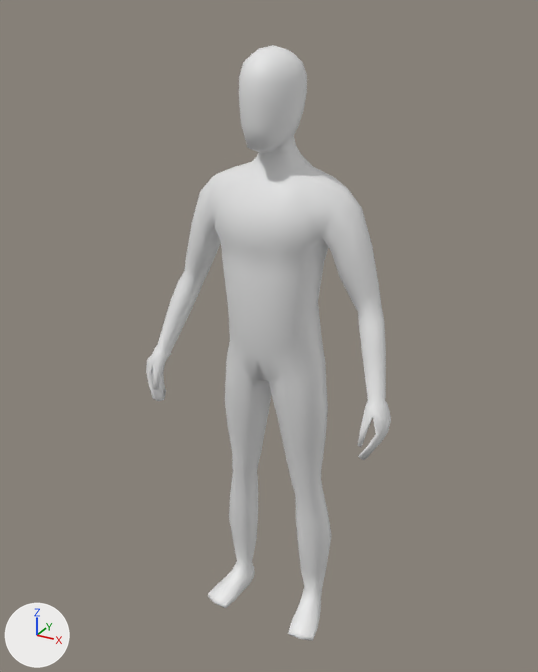
The FBX model Assets/Characters/Player.fbx: old version first, new version second.
Rendered twice from a 50 mm camera at (0.946, -1.744, 1.862) aimed at (-0.028, 0.028, 0.977). Every picture has the same lights, and +X, +Y and +Z are marked at lower left.
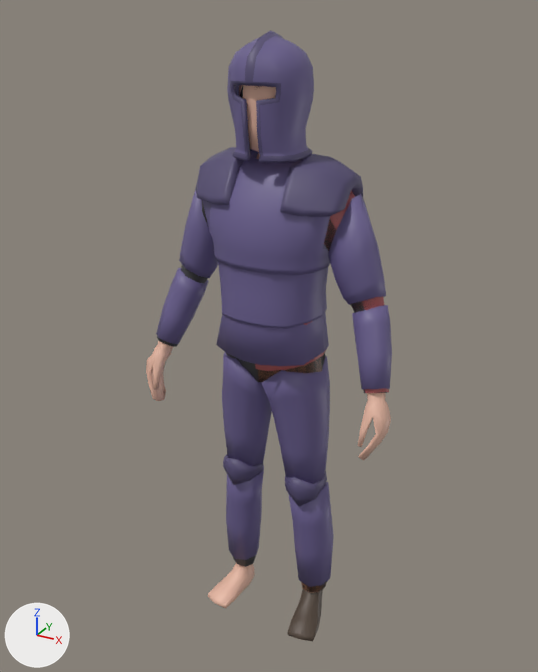
What differs and where, as boxes [x1, y1, x2, y2] in the pictures (538 x 672 px):
'Cube', recoloured (white to beige)
    both: [146, 45, 391, 641]
'Platebody', added (blue)
    after: [156, 147, 392, 393]
    faces in mat_metal (blue #6b6090): [156, 150, 392, 389]
    faces in mat_metal_dark (dark blue #564d74): [196, 147, 363, 249]
    faces in mat_underclothes (black #414141): [157, 200, 375, 393]
'Platelegs', added (blue)
    after: [222, 352, 334, 592]
    faces in mat_metal (blue #6b6090): [222, 352, 334, 587]
    faces in mat_metal_dark (dark blue #564d74): [223, 454, 327, 507]
    faces in mat_underclothes (black #414141): [226, 353, 326, 592]
'Helmet', added (blue)
    after: [227, 30, 314, 163]
    faces in mat_metal (blue #6b6090): [227, 36, 314, 156]
    faces in mat_metal_dark (dark blue #564d74): [230, 30, 313, 163]
'Shoes', added (brown)
    after: [287, 589, 323, 642]
'Shirt', added (brown)
    after: [255, 190, 389, 393]
'Pants', added
    after: [257, 358, 327, 592]
'Hair', added
    after: [239, 85, 260, 97]

The change, as a diff of the scene's bpy script:
```diff
--- a/Assets/Characters/Player.fbx.py
+++ b/Assets/Characters/Player.fbx.py
@@ me_cube_001 @@
 me_cube_001.from_pydata(...)  # 696 vertices, 694 faces; spans x -0.39..0.39, y -0.14..0.13, z 0.0..1.78
-me_cube_001.materials.append(mat_material)  # white #e7e7e7
+me_cube_001.materials.append(mat_skin)  # beige #e7b8a3
@@ ob_shirt @@
+ob_shirt = bpy.data.objects.new('Shirt', me_cube_009)  # 134 vertices, 116 faces; spans x 0.0..0.376, y -0.121..0.129, z 0.906..1.511; in mat_shirt (brown #aa5456)
+ob_shirt.location = (0.0, 0.0, -0.003)
@@ ob_platelegs @@
+ob_platelegs = bpy.data.objects.new('Platelegs', me_cube_006)  # 472 vertices, 386 faces; spans x -0.195..0.195, y -0.119..0.097, z -0.506..0.396; in mat_metal (blue #6b6090), mat_metal_dark (dark purple #564d73), mat_underclothes (black #414141), mat_black (black #1b1b1b)
+ob_platelegs.location = (0.0, 0.018, 0.604)
@@ ob_shoes @@
+ob_shoes = bpy.data.objects.new('Shoes', me_cube_010)  # 49 vertices, 44 faces; spans x 0.097..0.204, y -0.116..0.079, z 0.002..0.091; in mat_shoe (brown #53453a)
+ob_shoes.location = (0.0, 0.0, -0.003)
@@ ob_hair @@
+ob_hair = bpy.data.objects.new('Hair', me_cube_011)  # 66 vertices, 56 faces; spans x -0.089..0.085, y -0.103..0.096, z 1.605..1.786; in mat_hair (black #2b261e)
+ob_hair.location = (0.0, 0.0, -0.003)
@@ ob_helmet @@
+ob_helmet = bpy.data.objects.new('Helmet', me_cube_012)  # 392 vertices, 390 faces; spans x -0.106..0.106, y -0.127..0.12, z -0.156..0.149; in mat_metal (blue #6b6090), mat_metal_dark (dark purple #564d73)
+ob_helmet.location = (0.0, -0.006, 1.665)
@@ ob_pants @@
+ob_pants = bpy.data.objects.new('Pants', me_cube_008)  # 118 vertices, 106 faces; spans x 0.0..0.192, y -0.101..0.115, z 0.101..1.002; in mat_pants (brown #8f6249)
+ob_pants.location = (0.0, 0.0, -0.003)
@@ ob_platebody @@
+ob_platebody = bpy.data.objects.new('Platebody', me_cube_005)  # 674 vertices, 610 faces; spans x -0.377..0.377, y -0.145..0.148, z -0.32..0.295; in mat_metal (blue #6b6090), mat_metal_dark (dark purple #564d73), mat_underclothes (black #414141), mat_black (black #1b1b1b)
+ob_platebody.location = (0.0, 0.01, 1.223)
```
